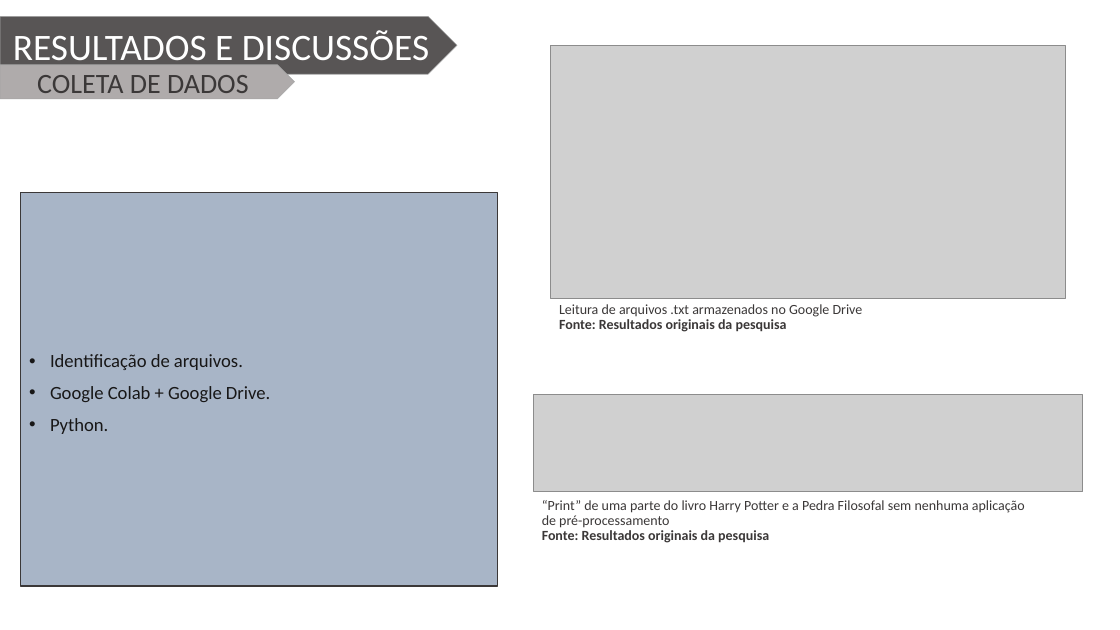
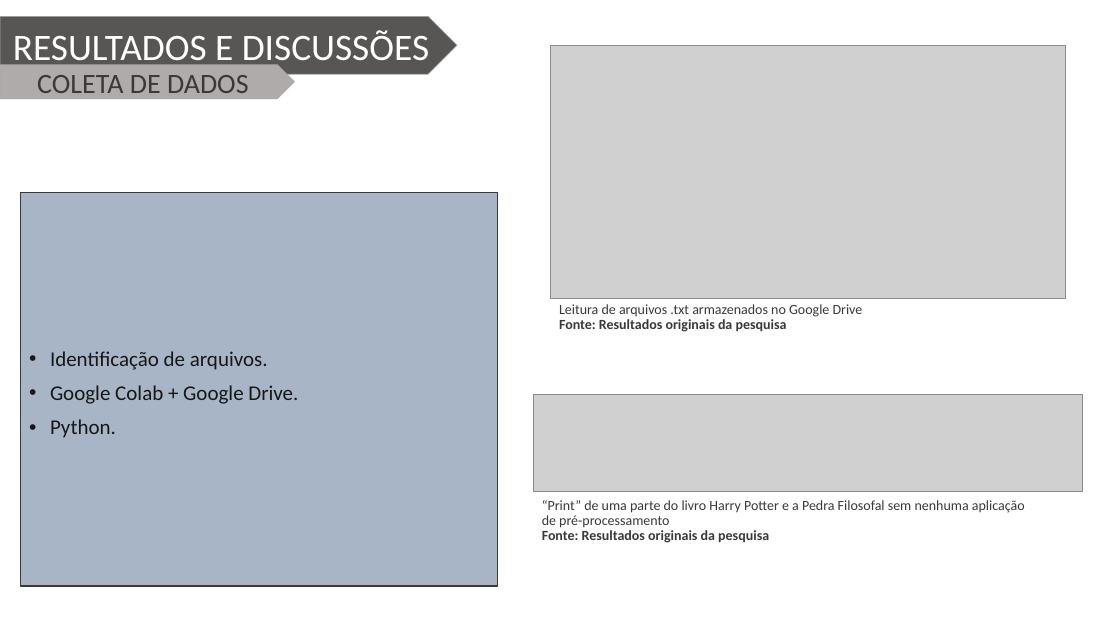
Before and after one commit to Wiryco/Natural-Language-Analysis-And-Processing, a slide deck: slide 7 of Apresentação/Apresentação TCC - Vinícius Andrade Lopes.pptx. Drawn at 1120x630 pixels with LibreOffice and Linux fonts; fonts in the diff are those of the drawing; grey boxes stand for pictures; background and template pictures are left out. Boxes give left, top, right and bottom in pixels: in the first picture for what was removed or moved away, otherwise in the second. Text is boxed around its words. In the diff, an @@ line names an element or a change of style, - is before the commit and + after.

```diff
--- a/Apresentação/Apresentação TCC - Vinícius Andrade Lopes.pptx
+++ b/Apresentação/Apresentação TCC - Vinícius Andrade Lopes.pptx
@@ rectangle "Identificação de arquivos." at [21,192,497,586]: size 16 to 18 pt @@
```
Also in this commit, not shown: 7 other slides changed, 1 slide added.
